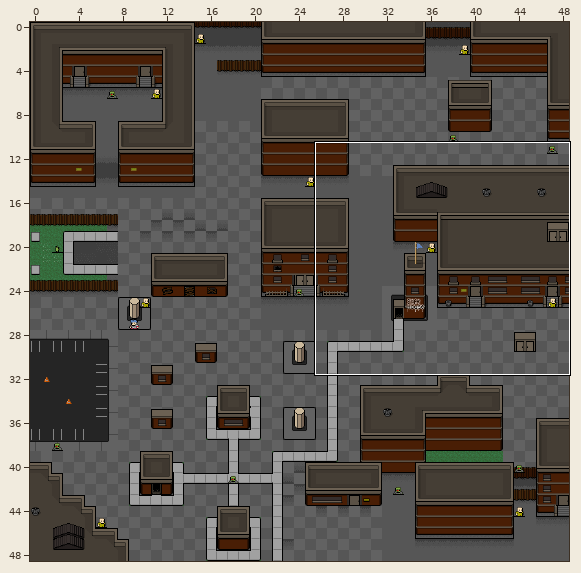
Two versions of a level (Tiled map, assets/ring.tmx). Above, an overview of the earlier version with the close-up marked.
Close-up. The starting point:
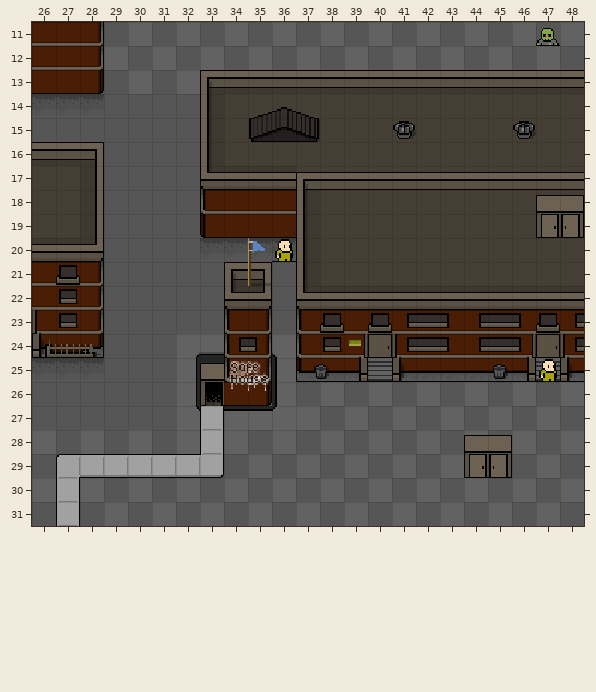
Cells are 16x16 px. Shown: x 26..48, y 11..31. The commit also changed other parts of the map, which this record leaves out.
After:
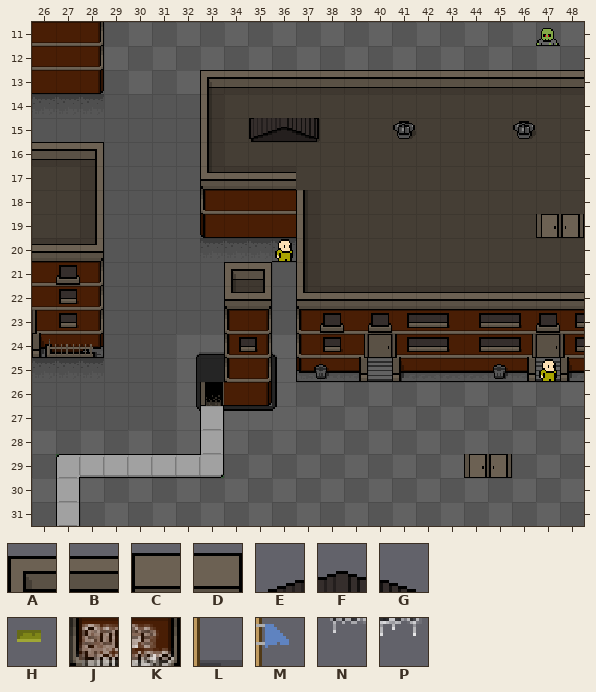
Key: from "ztown": A 3, B 4, C 7, D 8, E 9, F 10, G 11, H 143, J 226, K 227, L 240, M 241, N 242, P 243.
_ is an empty cell.
See-through tiles are keyed as they look on the map.
The edit:
Layer "fg" (now hidden):
y 14: x 35..37 EFG -> ___
y 17: x 37..48 ABBBBBBBBBBB -> ____________
y 18: x 47..48 CD -> __
y 20: x 35 M -> _
y 21: x 35 L -> _
y 24: x 39 H -> _
y 25: x 33..35 CJK -> ___
y 26: x 34..35 NP -> __
y 28: x 44..45 CD -> __
Pixel boxes of the changes (left, top, right, bottom) in both close-ups:
removed: (254, 107, 314, 118)
removed: (296, 172, 584, 214)
removed: (248, 238, 271, 286)
removed: (349, 340, 361, 346)
removed: (200, 361, 269, 391)
removed: (464, 435, 512, 454)
